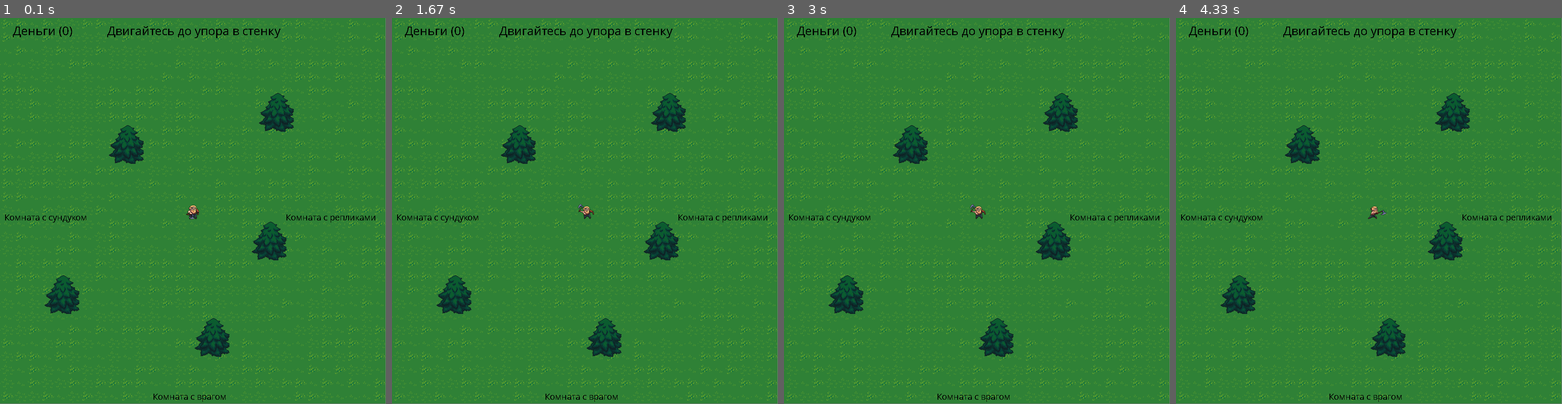
Above: before the commit, frames 1-4 (left to right).
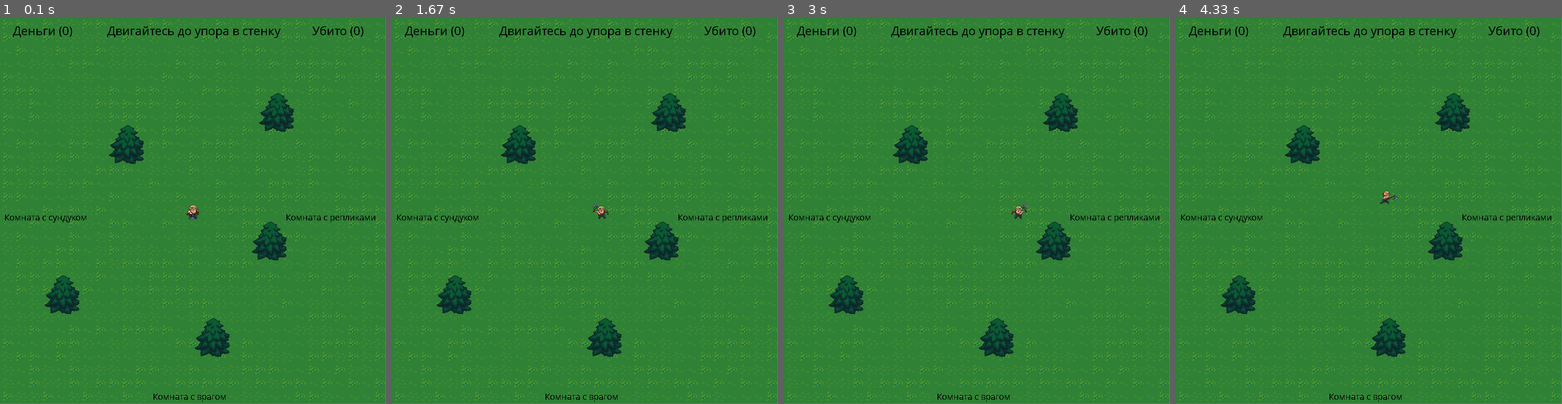
Above: after the commit, the same moments.

Repository: ZikkeyLS/RPG_pygame
Game: pygame game, started from main.py
Same seed, same stepped clock (60 frames per second), same inputs: the game is played once before the commit and once after it.
Inputs:
- Up to frame 1 (0.1 s): no input
- Up to frame 2 (1.67 s): tap Space at 0.33, 0.73, 1.03, 1.23, 1.57 s; hold D 0.67-1.13 s; hold W 1.17-1.47 s; hold D from 1.5 s (still down)
- Up to frame 3 (3 s): tap Space at 1.87, 2.07, 2.37, 2.63, 2.97 s; release D at 1.97 s; hold A 2-2.53 s; hold S 2.57-2.87 s; hold A from 2.9 s (still down)
- Up to frame 4 (4.33 s): tap Space at 3.27, 3.4, 3.8, 4.1 s; release A at 3.3 s; hold W 3.33-3.7 s; hold D from 3.73 s (still down)

The runs differ from the first frame. In frame 1, less than 0.1% of the frame differs, in the area x 81-95%, y 2-5%; in frame 2, 0.2%; in frame 3, 0.2%, in the area x 48-95%, y 2-53%; in frame 4, 0.2%.

Commit message:
Complete fighting system

Diff:
--- a/entities/chest.py
+++ b/entities/chest.py
@@ -38,7 +38,7 @@
             self.openedAnimation.RunFrame(self)
 
         if self.opened == False and abs(self.x - self.room.player.x) < 40 and abs(self.y - self.room.player.y) < 40:
-            self.graphics.render_text("E", (self.x + 31 / 2 - 5, self.y - 31 / 2 - 5), False)
+            self.graphics.render_text("E", (self.x + 31 / 2 - 5, self.y - 31 / 2 - 11), False)
 
 
     def on_activate(self):
--- /dev/null
+++ b/entities/enemy.py
@@ -0,0 +1,35 @@
+import random
+from entities.interactable_entity import *
+import animation
+import game_statistics
+
+class Enemy(Entity):
+    def post_initialize(self):
+        self.hp = 5
+
+        idle_animation_frames = self.compile_idle_animation()
+        self.idleAnimation = animation.Animation(idle_animation_frames, 1 / len(idle_animation_frames))
+
+
+    def compile_idle_animation(self):
+        result_animation = []
+        idle_animation_atlas = self.graphics.get_raw_image("assets/images/Warrior_1/Idle.png")
+        for i in range(6):
+            result_animation.append(self.graphics.compile_atlas_image(idle_animation_atlas, 30, 35, 37, 48, 29 + (i * 96), 48))
+        return result_animation
+
+
+    def on_update(self):
+        self.idleAnimation.RunFrame(self)
+        self.graphics.render_text(str(self.hp) + " хп", (self.x + 31 / 2 - 14, self.y - 31 / 2 - 8), False)
+
+    def kill(self):
+        self.room.entities.remove(self)
+
+
+    def give_damage(self, amount):
+        amount = abs(amount)
+        self.hp -= amount
+        if (self.hp <= 0):
+            self.kill()
+            game_statistics.killed += 1
--- a/entities/player.py
+++ b/entities/player.py
@@ -8,6 +8,8 @@
         self.result_scalar = [0, 0]
         self.target_x = self.x
         self.target_y = self.y
+
+        self.damage = 2
 
         idle_animation_frames = self.compile_idle_animation()
         self.idle_animation = animation.Animation(idle_animation_frames, 1 / len(idle_animation_frames))
@@ -71,15 +73,16 @@
             self.room.activate_nearby()
 
         if is_down(K_SPACE):
+            self.room.attack_nearby()
             self.attacking = True
 
-        if is_pressed(K_LEFT):
+        if is_pressed(K_a):
             horizontal -= 1
-        elif is_pressed(K_RIGHT):
+        elif is_pressed(K_d):
             horizontal += 1
-        if is_pressed(K_UP):
+        if is_pressed(K_w):
             vertical -= 1
-        elif is_pressed(K_DOWN):
+        elif is_pressed(K_s):
             vertical += 1
 
         scale = 1
@@ -89,9 +92,9 @@
         self.result_scalar[0] += horizontal * scale
         self.result_scalar[1] += vertical * scale
 
-        self.moving = is_pressed(K_LEFT) or is_pressed(K_RIGHT) or is_pressed(K_UP) or is_pressed(K_DOWN)
+        self.moving = is_pressed(K_a) or is_pressed(K_d) or is_pressed(K_w) or is_pressed(K_s)
 
-        if is_pressed(K_LEFT):
+        if is_pressed(K_a):
             self.size_x = -1
         else:
             self.size_x = 1
--- a/game_statistics.py
+++ b/game_statistics.py
@@ -1,2 +1,3 @@
 
 money = 0
+killed = 0
--- a/room.py
+++ b/room.py
@@ -11,6 +11,7 @@
 
         self.entities = []
         self.activatable_entities = []
+        self.atackable_entities = []
         self.size = size
         self.graphics = graphics
 
@@ -24,6 +25,10 @@
             if abs(entity.x - self.player.x) < 40 and abs(entity.y - self.player.y) < 40:
                 entity.activate()
 
+    def attack_nearby(self):
+        for entity in self.atackable_entities:
+            if abs(entity.x - self.player.x) < 40 and abs(entity.y - self.player.y) < 40:
+                entity.give_damage(self.player.damage)
 
     def on_enabled(self):
         if self.prevRoom != None:
--- a/rooms/chest_room.py
+++ b/rooms/chest_room.py
@@ -33,4 +33,5 @@
 
     def on_update(self):
         super().on_update()
+        self.graphics.render_text("Активируйте сундук", (300, 10))
         self.graphics.render_text("Назад", (self.graphics.cell_size * self.size[0] - self.graphics.cell_size * 2.25, 450), False)
--- a/rooms/enemy_room.py
+++ b/rooms/enemy_room.py
@@ -1,5 +1,6 @@
 from room import *
 from entities.player import *
+from entities.enemy import *
 
 class EnemyRoom(Room):
     def __init__(self, size, coordinates, graphics):
@@ -11,6 +12,11 @@
         tree1.initialize(graphics, self, 250, 250, tree_image)
         self.entities.append(tree1)
 
+        enemy = Enemy()
+        enemy.initialize(graphics, self, (size[0] // 2) * self.graphics.cell_size, (size[0] // 2) * self.graphics.cell_size, None)
+        self.entities.append(enemy)
+        self.atackable_entities.append(enemy)
+
 
     def on_update(self):
         super().on_update()
--- a/world.py
+++ b/world.py
@@ -39,6 +39,7 @@
 
     def on_update(self):
         self.graphics.render_text("Деньги (" + str(game_statistics.money) + ")", (30, 10))
+        self.graphics.render_text("Убито (" + str(game_statistics.killed) + ")", (self.graphics.cell_size * grid_size[0] - self.graphics.cell_size * 5.5, 10))
 
         if (self.current_room.require_teleport):
             self.current_room.require_teleport = False
Not shown, changed: README.md
